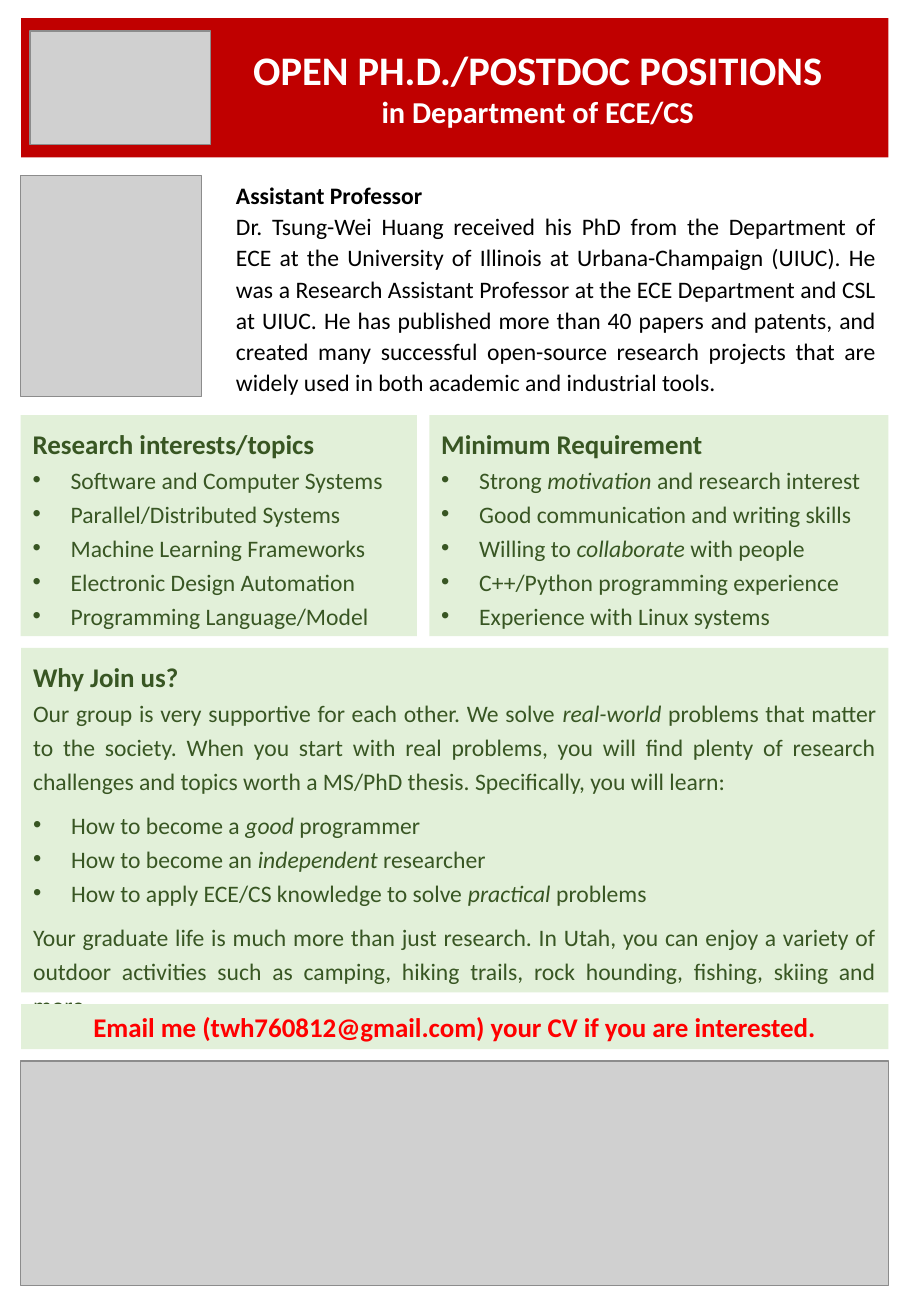
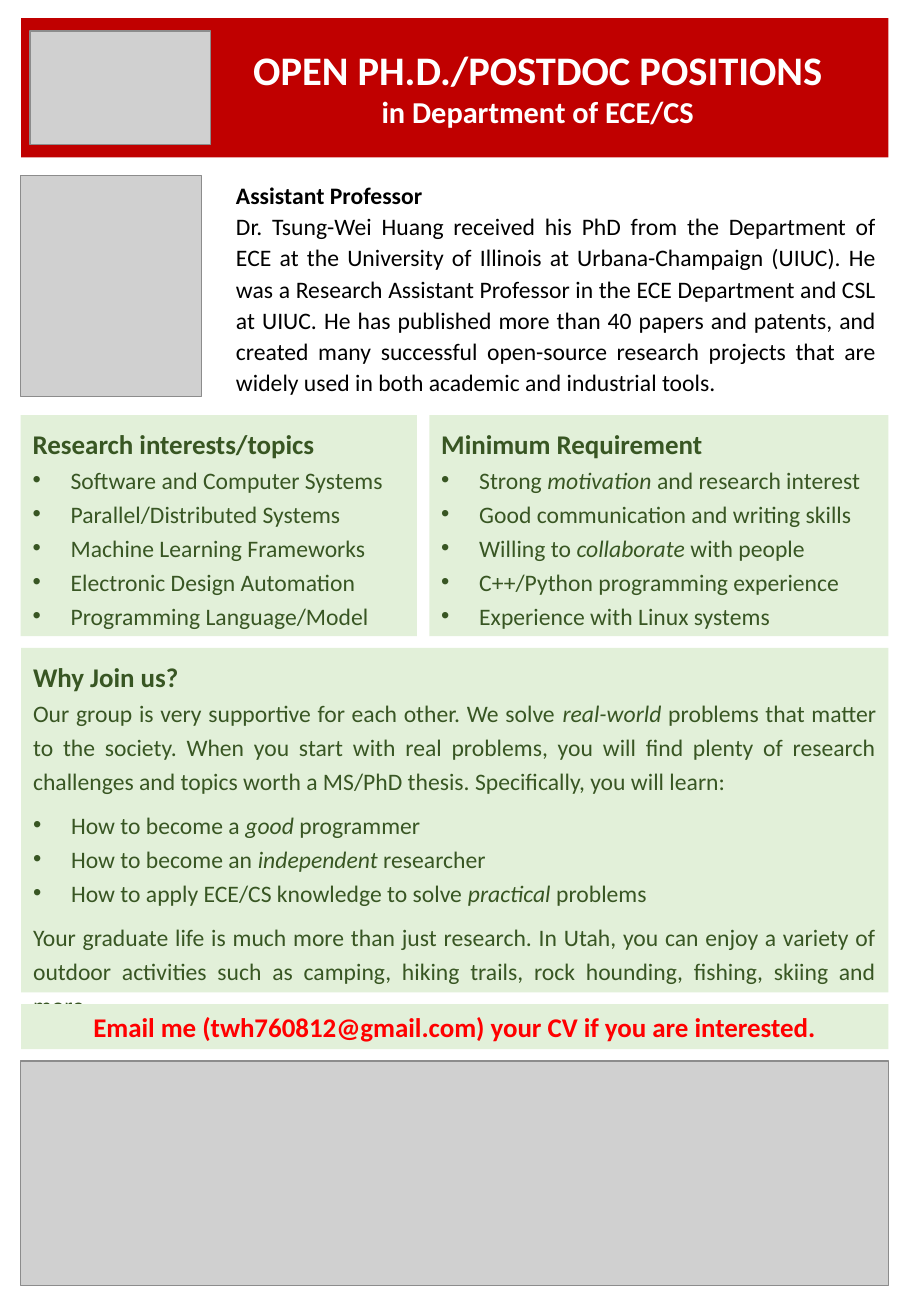
Before and after one commit to tsung-wei-huang/tsung-wei-huang.github.io, a slide deck: slide 1 of sliders/hiring_details/utah-recruit-poster.pptx. Drawn at 911x1316 pixels with LibreOffice and Linux fonts; fonts in the diff are those of the drawing; grey boxes stand for pictures. Boxes give left, top, right and bottom in pixels: in the first picture for what was removed or moved away, otherwise in the second. Text is boxed around its words. In the diff, an @@ line names an element or a change of style, - is before the commit and + after.

Commit message:
updated poster

```diff
--- a/sliders/hiring_details/utah-recruit-poster.pptx
+++ b/sliders/hiring_details/utah-recruit-poster.pptx
@@ text at box(236, 218, 876, 395): text changed @@
-Dr. Tsung-Wei Huang received his PhD from the Department of ECE at the University of Illinois at Urbana-Champaign (UIUC). He was a Research Assistant Professor at the ECE Department and CSL at UIUC. He has published more than 40 papers and patents, and created many successful open-source research projects that are widely used in both academic and industrial tools.
+Dr. Tsung-Wei Huang received his PhD from the Department of ECE at the University of Illinois at Urbana-Champaign (UIUC). He was a Research Assistant Professor in the ECE Department and CSL at UIUC. He has published more than 40 papers and patents, and created many successful open-source research projects that are widely used in both academic and industrial tools.
```
Also in this commit, not shown: 1 other file.
